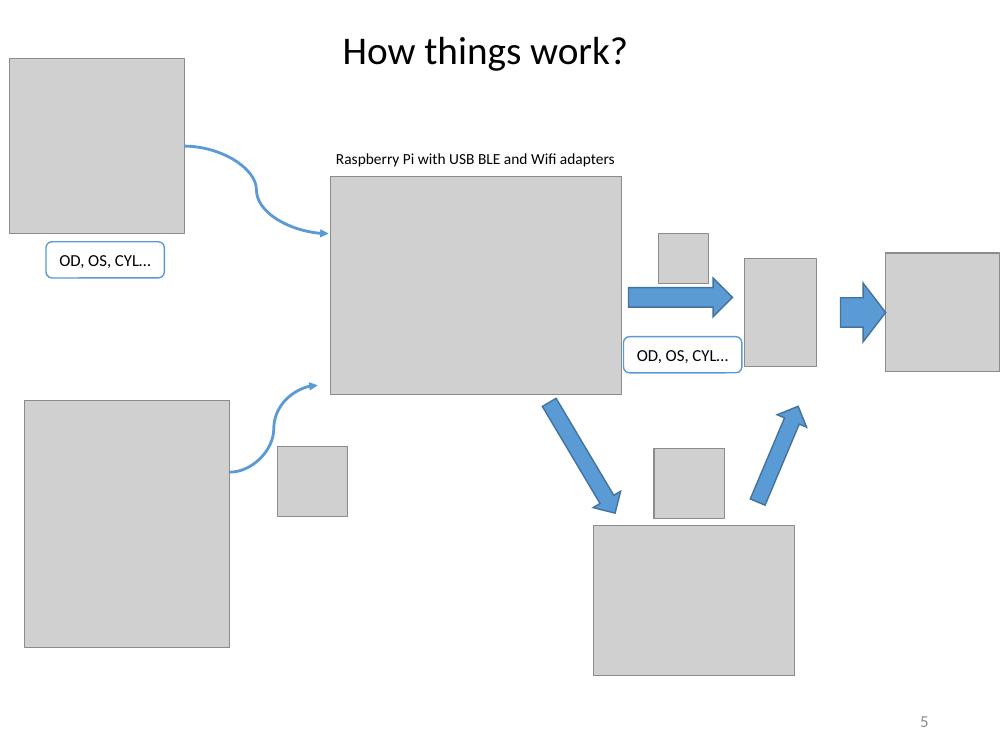
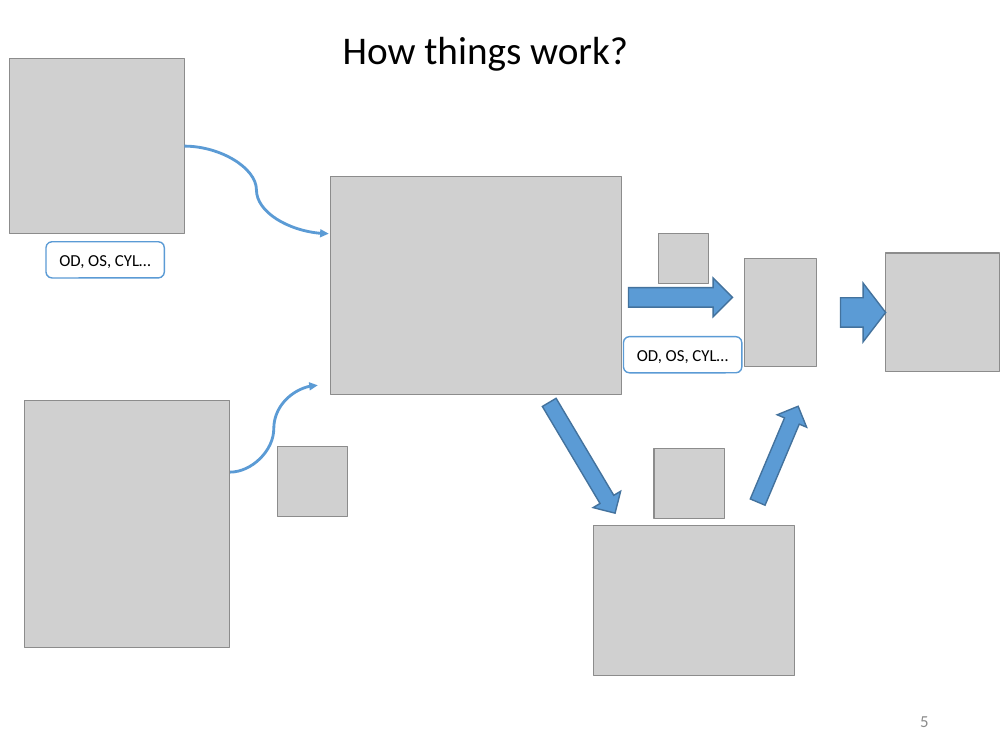
Before and after one commit to yeokm1/intro-to-ble, a slide deck: slide 5 of intro to ble.pptx. Drawn at 1008x756 pixels with LibreOffice and Linux fonts; fonts in the diff are those of the drawing; grey boxes stand for pictures. Boxes give left, top, right and bottom in pixels: in the first picture for what was removed or moved away, otherwise in the second. Text is boxed around its words. In the diff, an @@ line names an element or a change of style, - is before the commit and + after.

```diff
--- a/intro to ble.pptx
+++ b/intro to ble.pptx
@@ text removed at [336,153,615,167] @@
-Raspberry Pi with USB BLE and Wifi adapters
```
Also in this commit, not shown: 5 other slides changed, 1 other file.
